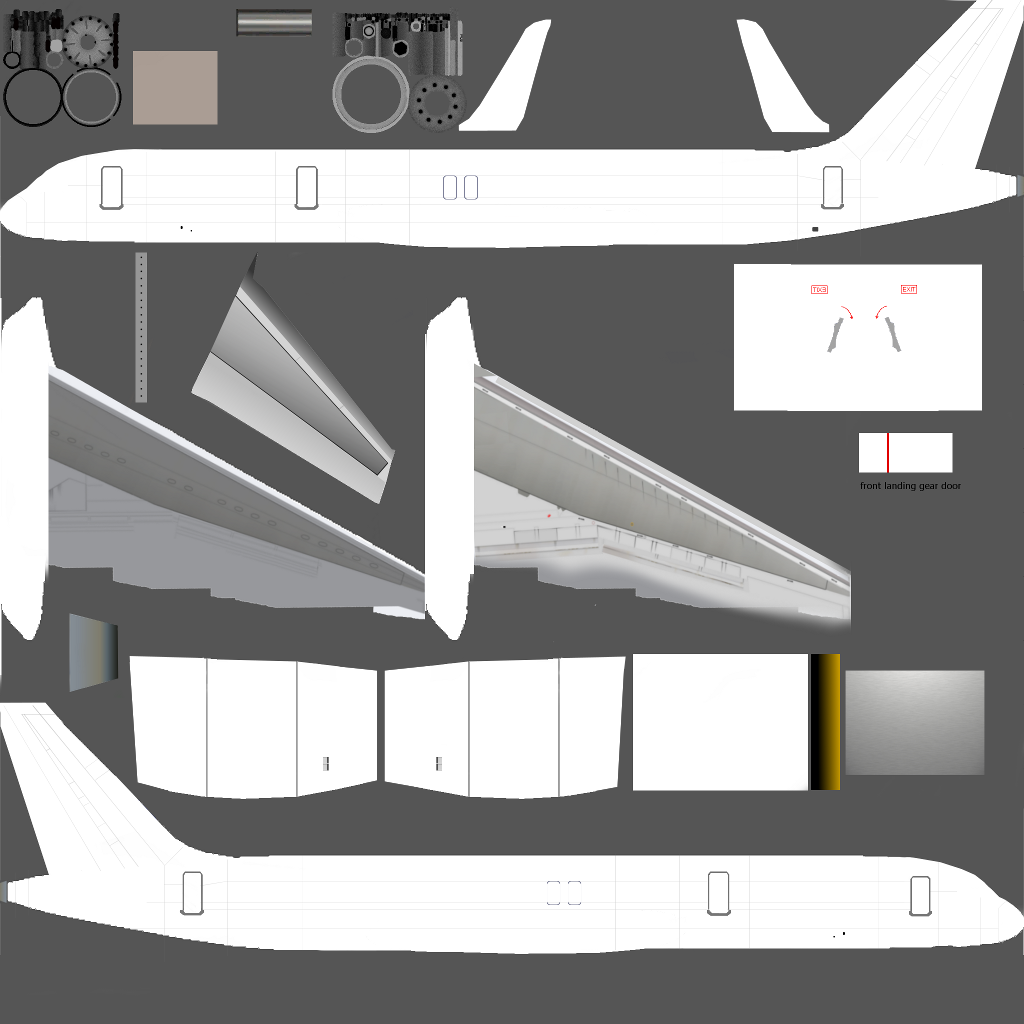
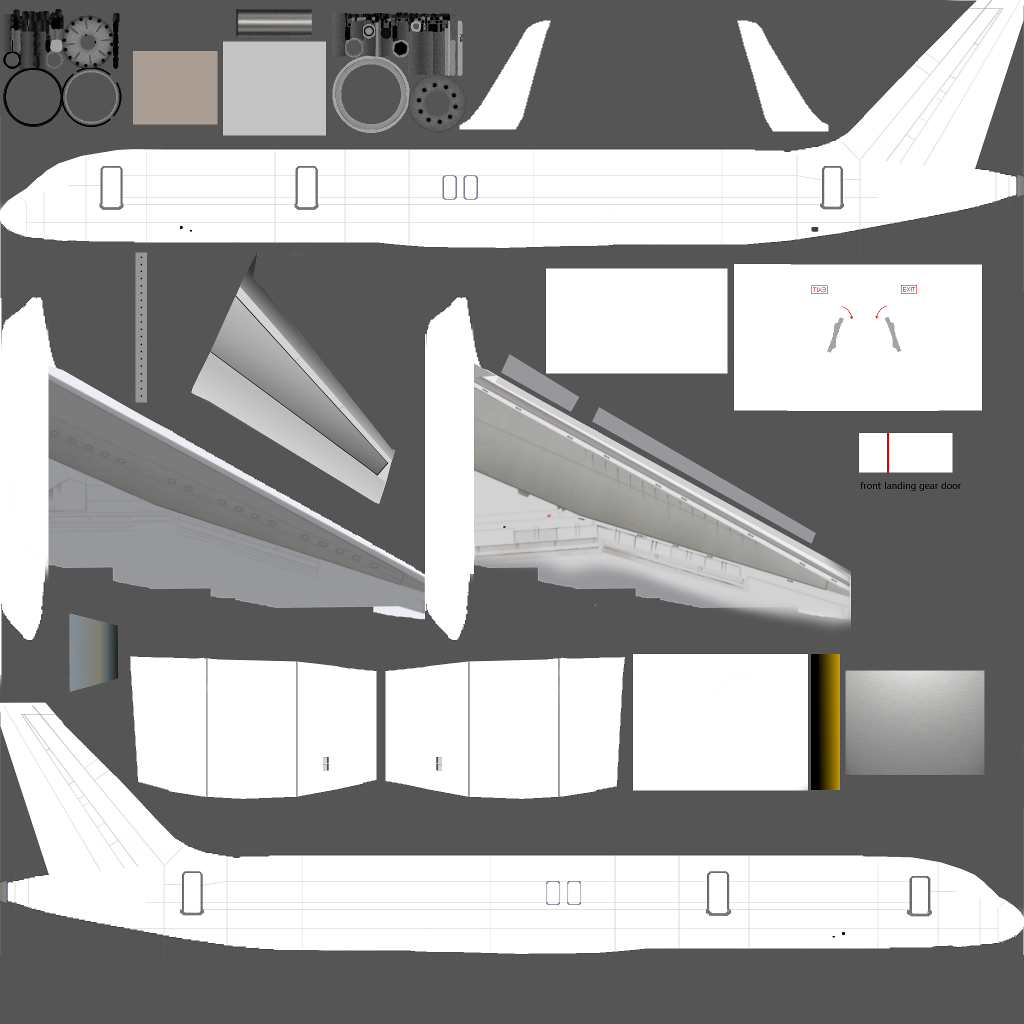
Layers edited between the first and the second w=1024, h=1024 image:
painted on "BLN.png" over [0, 0, 1024, 951]
